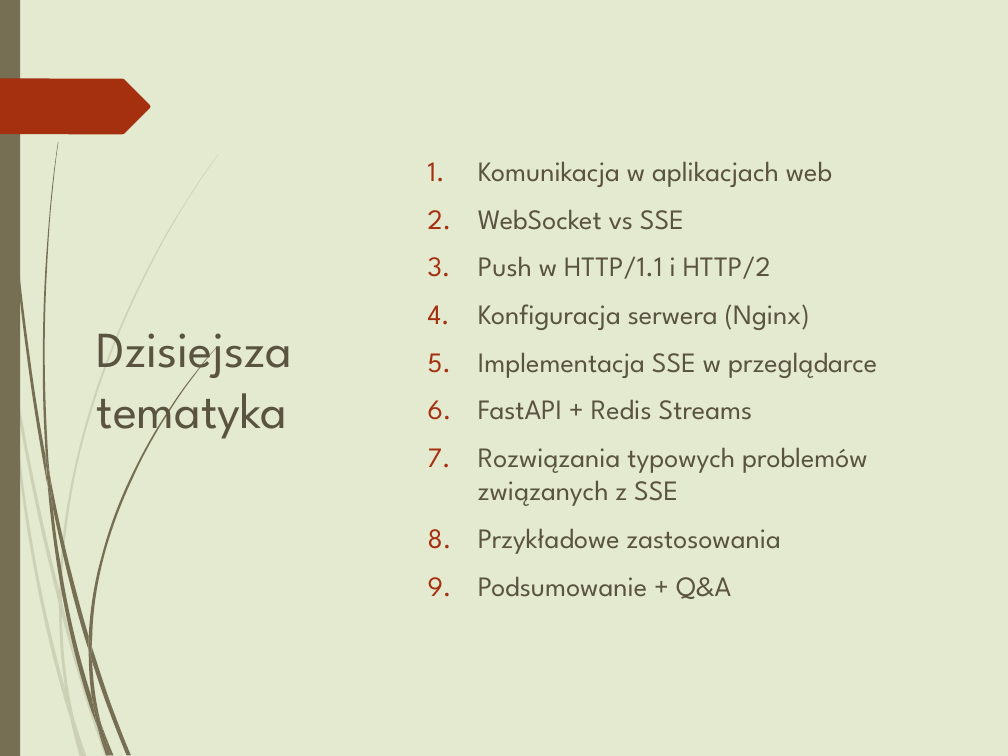
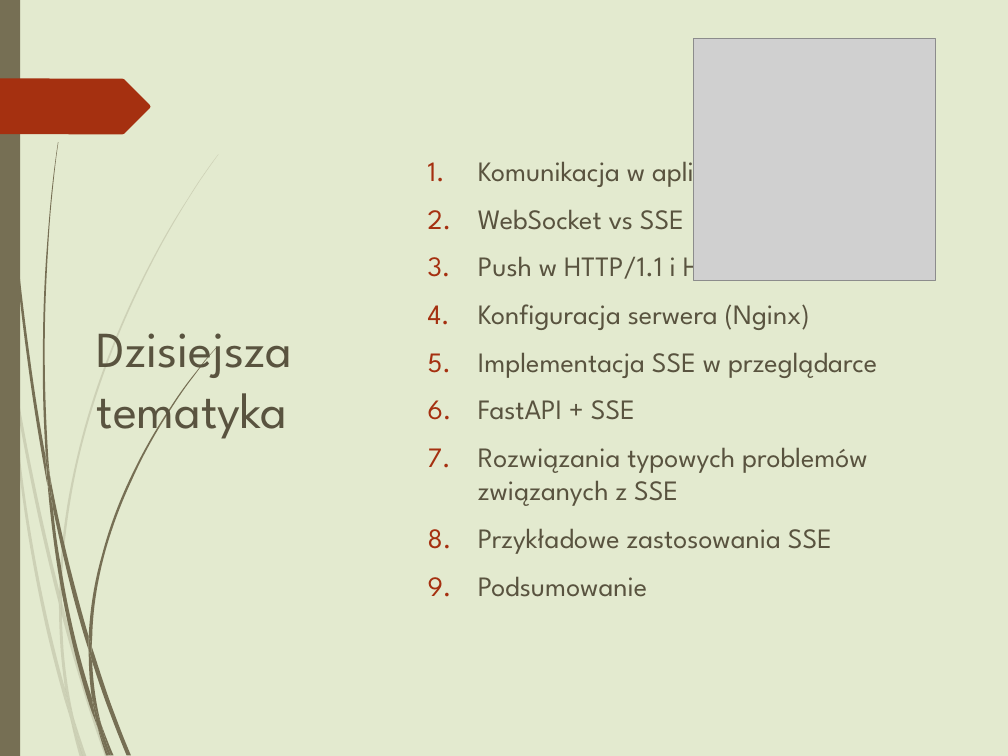
Before and after one commit to ArturLew/PyConPL2025, a slide deck: slide 2 of Nie tylko websocket/Nie tylko WebSocket.pptx. Drawn at 1008x756 pixels with LibreOffice and Linux fonts; fonts in the diff are those of the drawing; grey boxes stand for pictures. Boxes give left, top, right and bottom in pixels: in the first picture for what was removed or moved away, otherwise in the second. Text is boxed around its words. In the diff, an @@ line names an element or a change of style, - is before the commit and + after.

```diff
--- a/Nie tylko websocket/Nie tylko WebSocket.pptx
+++ b/Nie tylko websocket/Nie tylko WebSocket.pptx
@@ picture added at <box>694,39,935,281</box> @@
@@ text at <box>478,400,635,420</box>: text changed @@
-6. FastAPI + Redis Streams
+6. FastAPI + SSE
@@ text at <box>478,528,832,597</box>: text changed @@
-8. Przykładowe zastosowania
-9. Podsumowanie + Q&A
+8. Przykładowe zastosowania SSE
+9. Podsumowanie
```
Also in this commit, not shown: 22 other slides changed, 1 slide added, 1 slide removed, 19 other files.
